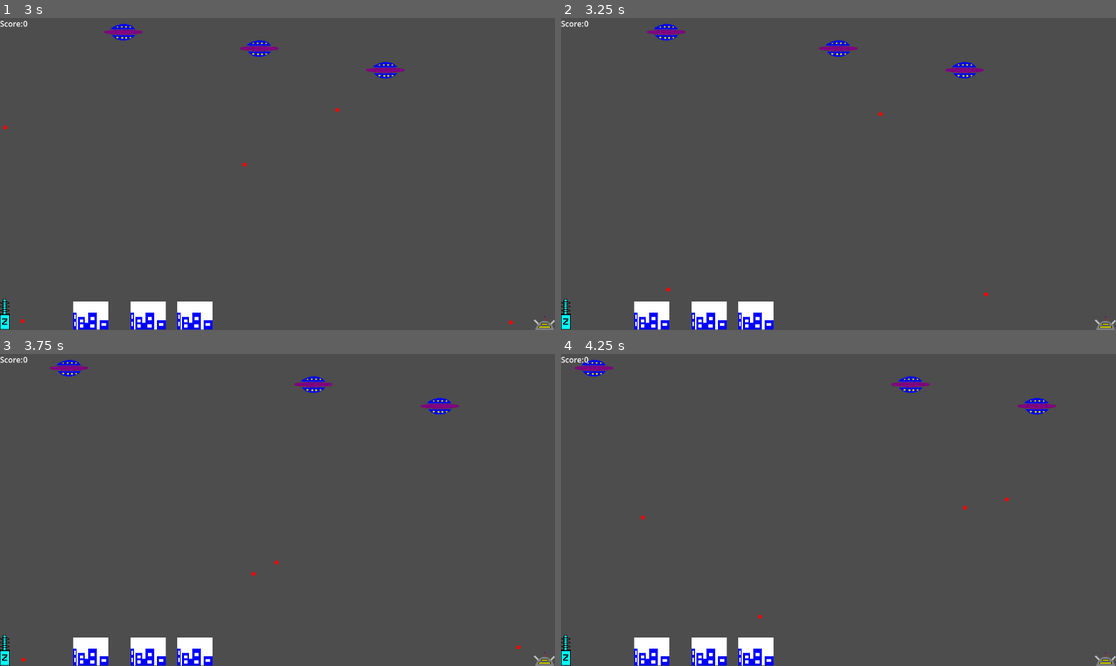
Above: before the commit, frames 1-4 (two rows, left to right).
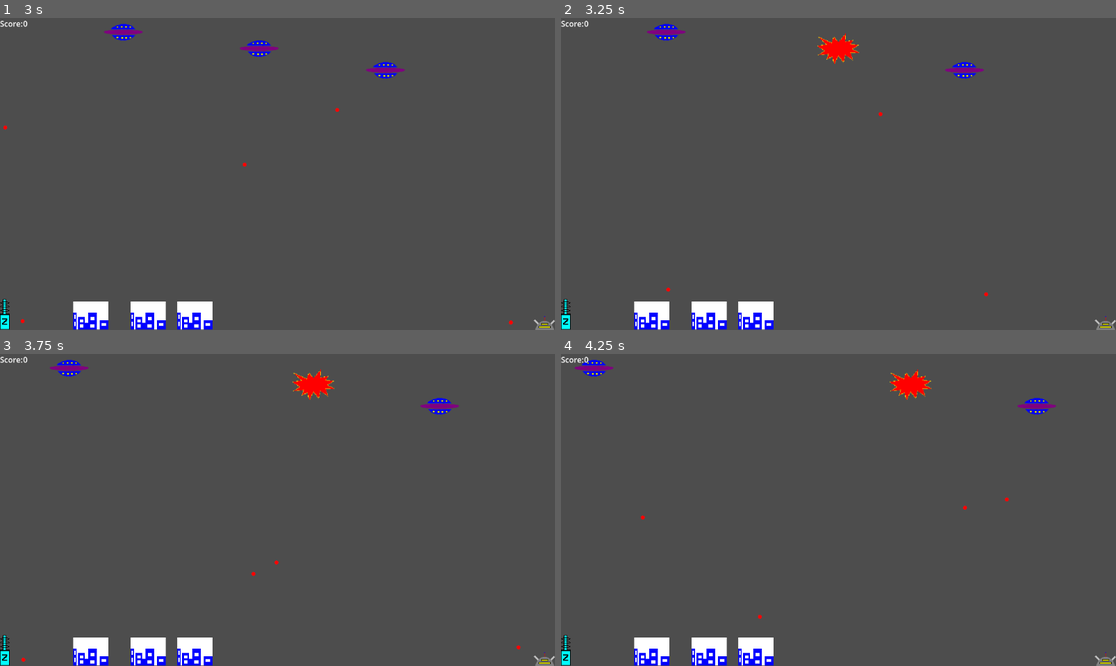
Above: after the commit, the same moments.

Repository: halkeye/AlienAttackGodot
Game: Godot game, scene res://scenes/main.tscn
Two runs of this game, one before a commit and one after it. Both use one fixed random seed, a clock stepped at 60 frames per second and the inputs below.
Inputs (mouse positions are in pixels of both pictures, inside the frame that each line leads up to):
- Up to frame 1 (3 s): move the mouse to (399, 158) at 0.52 s; click (399, 158) at 0.67 s; move the mouse to (166, 189) at 1.27 s; click (166, 189) at 1.42 s; move the mouse to (333, 105) at 2.02 s; click (333, 105) at 2.17 s; move the mouse to (249, 236) at 2.77 s; click (249, 236) at 2.92 s
- Up to frame 2 (3.25 s): no input
- Up to frame 3 (3.75 s): move the mouse to (444, 556) at 3.52 s; click (444, 556) at 3.67 s
- Up to frame 4 (4.25 s): no input

Frame 1 is identical in both runs. In frame 2, 0.4% of the frame differs, in the area x 46-54%, y 4-15%; in frame 3, 0.4%; in frame 4, 0.4%, in the area x 59-67%, y 4-15%.

Commit message:
Ufos take bullet damage now
make sure the setter sets the new health value, not merges it.

Diff:
--- a/scenes/bullet.gd
+++ b/scenes/bullet.gd
@@ -1,6 +1,7 @@
 extends CharacterBody2D
 class_name Bullet
 
+@export var damage: int = 1
 
 # Called when the node enters the scene tree for the first time.
 func _ready():
@@ -20,8 +21,8 @@
 func _physics_process(delta):
 	var collision = move_and_collide(velocity * delta)
 	if collision:
-		if collision.get_collider().has_method("hit"):
-			collision.get_collider().hit()
+		if collision.get_collider().has_method("damage"):
+			collision.get_collider().damage(damage)
 		queue_free()
 
 func _on_visible_on_screen_notifier_2d_screen_exited():
--- a/scenes/main.gd
+++ b/scenes/main.gd
@@ -37,7 +37,6 @@
 		if event.button_index == MOUSE_BUTTON_LEFT:
 			if event.pressed:
 				var mouse_position = get_global_mouse_position()
-				print(mouse_position)
 				$Weapon.fire(bullet_scene, get_global_mouse_position())
 				$Weapon2.fire(bullet_scene, get_global_mouse_position())
 
--- a/scenes/ufo.gd
+++ b/scenes/ufo.gd
@@ -32,13 +32,15 @@
 			collision.get_collider().hit()
 
 func set_health(value : int) -> void:
-	health += value
+	health = value
 	if (health <= 0):
 		$Sprite.set_texture(dead_image)
 	else:
 		$Sprite.set_texture(image)
 
 func damage(amount: int = 1):
+	print("pre damage health: ", health)
+	print("damage: ", amount)
 	health -= amount
 
 func _process(delta):
